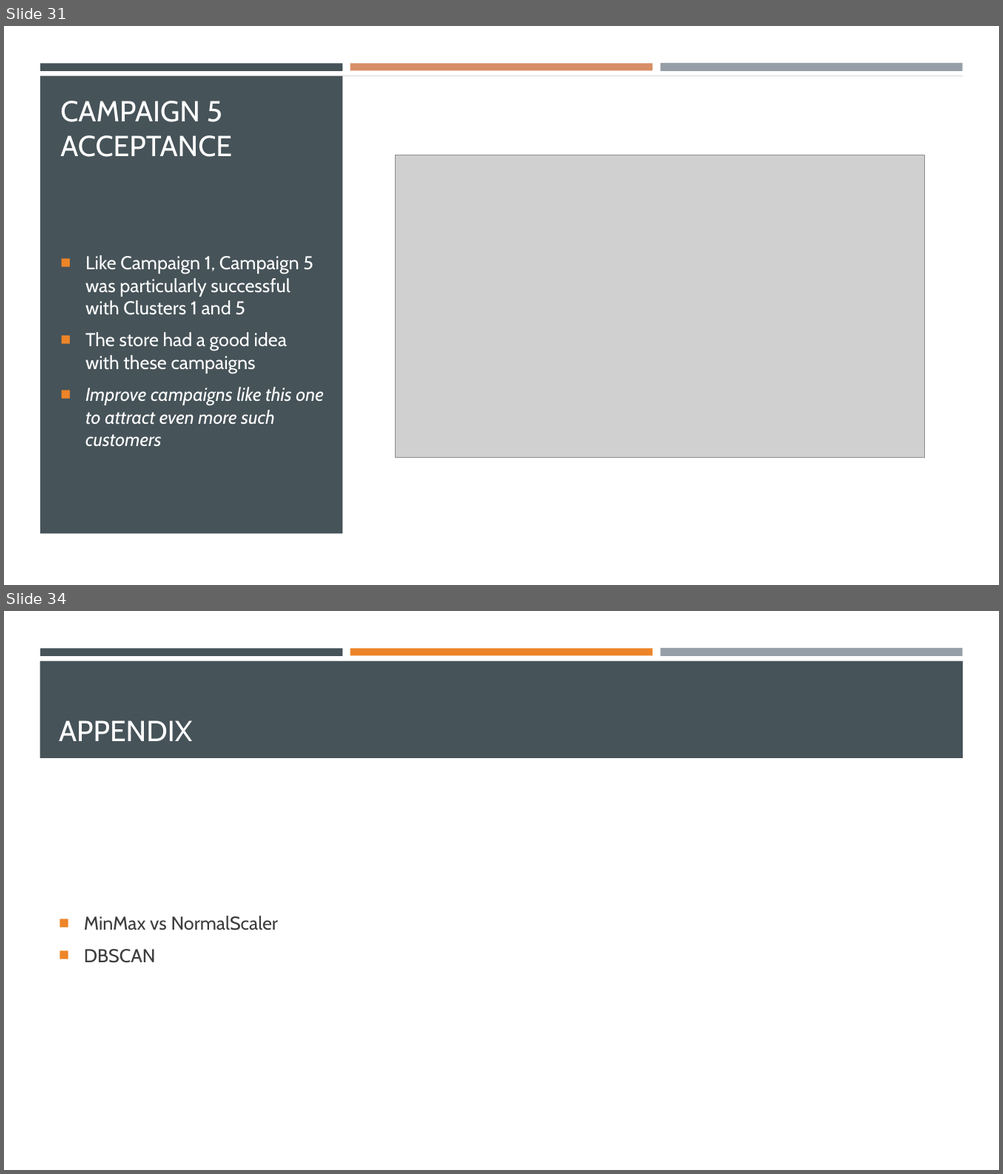
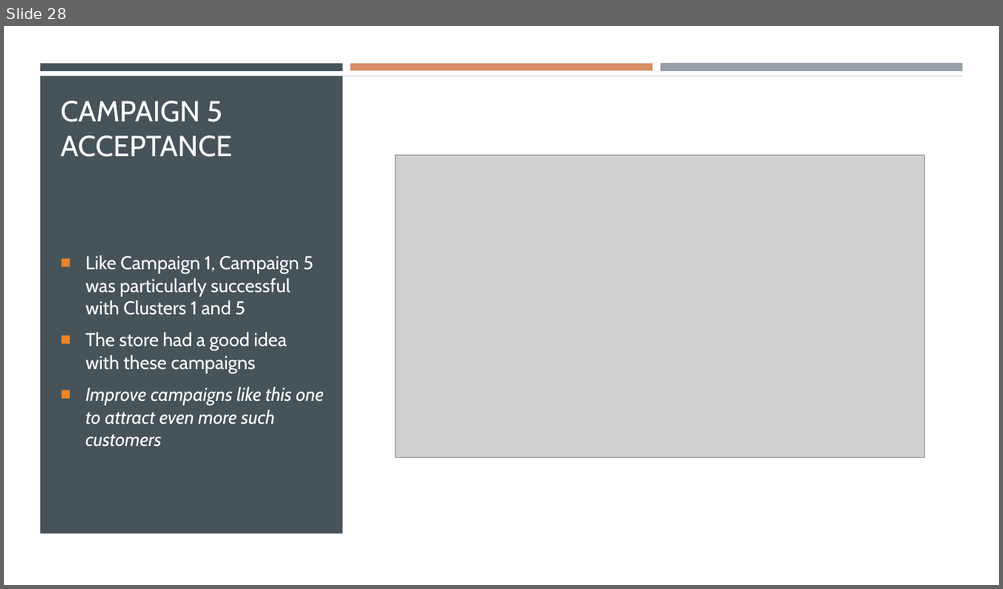
Before and after one commit to dapopov-st/store-customer-segmentation, a slide deck: Customer-Segmentation-Presentation.pptx. Shown one above the other, each under a label of ours: slides 31 and 34 before the commit, slide 28 after it; the slides between them are not shown. The pictures are 1003x1174 and 1003x589 pixels, drawn with LibreOffice and Linux fonts; fonts in the diff are those of the drawing; grey boxes stand for pictures. Boxes give left, top, right and bottom in pixels: in the first picture for what was removed or moved away, otherwise in the second. Text is boxed around its words. In the diff, an @@ line names an element or a change of style, - is before the commit and + after.

```diff
--- a/Customer-Segmentation-Presentation.pptx
+++ b/Customer-Segmentation-Presentation.pptx
@@ slide 34 removed at bbox=[4, 611, 999, 1170], background #FFFFFF; not listed: 3 template elements that a slide beside it also shows @@
@@ rectangle removed at bbox=[350, 648, 652, 655] @@
@@ title removed at bbox=[59, 721, 192, 741] @@
-APPENDIX
@@ text removed at bbox=[84, 916, 279, 963] @@
-■ MinMax vs NormalScaler
-■ DBSCAN
@@ what was slide 31 is now slide 28 @@
```
Also in this commit, not shown: 5 slides changed, 2 slides added, 18 other slides removed, 2 other files.
